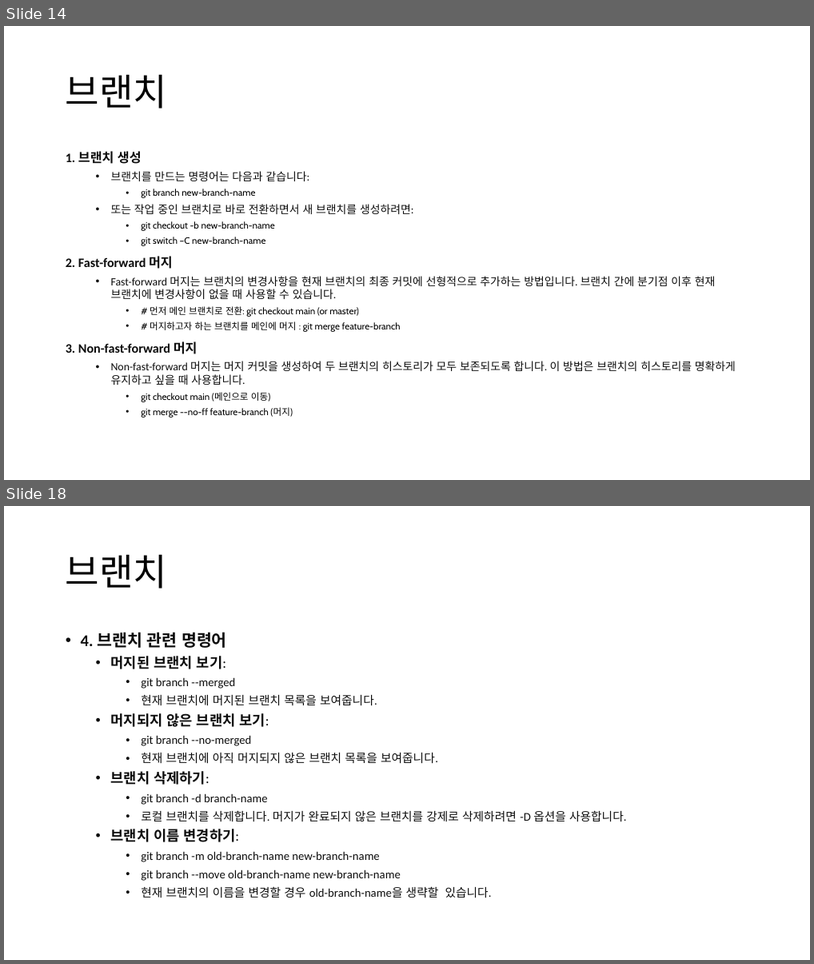
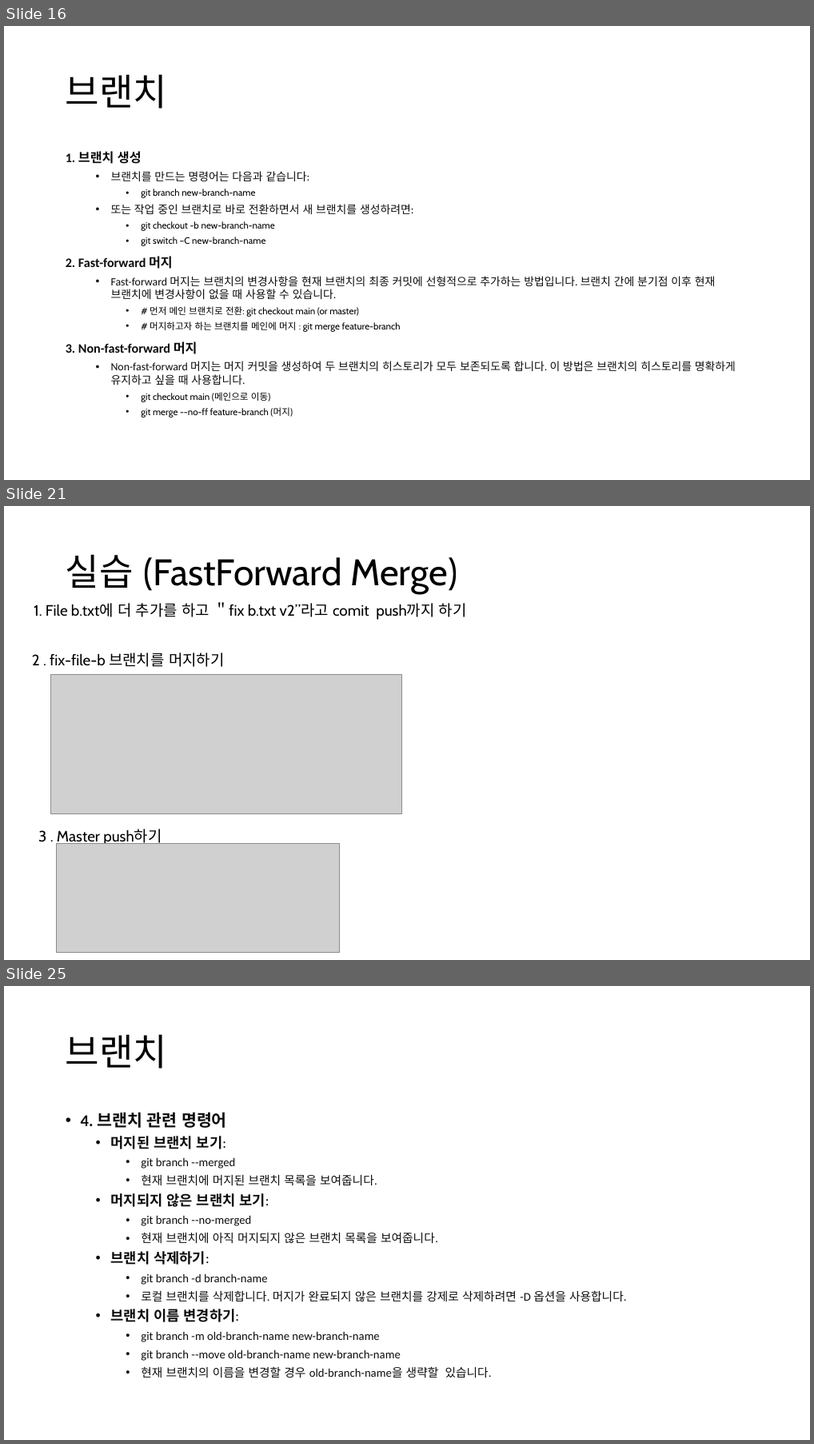
Before and after one commit to Joseph-GM/ppt-git, a slide deck: git-github-joseph.pptx. Shown one above the other, each under a label of ours: slides 14 and 18 before the commit, slides 16, 21 and 25 after it; the slides between them are not shown. The pictures are 814x964 and 814x1444 pixels, drawn with LibreOffice and Linux fonts; fonts in the diff are those of the drawing; grey boxes stand for pictures. Boxes give left, top, right and bottom in pixels: in the first picture for what was removed or moved away, otherwise in the second. Text is boxed around its words. In the diff, an @@ line names an element or a change of style, - is before the commit and + after.

```diff
--- a/git-github-joseph.pptx
+++ b/git-github-joseph.pptx
@@ slide 21 added at (4, 506, 810, 960), background #FFFFFF @@
@@ title added at (66, 554, 458, 594), 44 pt, text #000000 @@
+실습 (FastForward Merge)
@@ text added at (34, 602, 467, 620), 18 pt, text #000000 @@
+1. File b.txt에 더 추가를 하고 ＂fix b.txt v2”라고 comit push까지 하기
@@ text added at (32, 652, 225, 667), 18 pt, text #000000 @@
+2 . fix-file-b 브랜치를 머지하기
@@ picture added at (50, 674, 402, 813) @@
@@ text added at (38, 828, 162, 845), 18 pt, text #000000 @@
+3 . Master push하기
@@ picture added at (56, 843, 340, 952) @@
@@ what was slide 14 is now slide 16 @@
@@ what was slide 18 is now slide 25 @@
```
Also in this commit, not shown: 3 slides changed, 6 other slides added.
